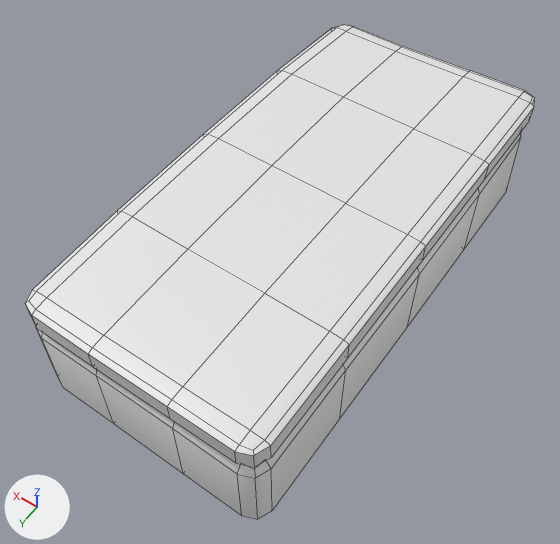
The FBX model Assets/Models/Prototype/Props/highbed80x200.fbx as it was, and as the next commit left it.
The view is the same before and after, from a 50 mm camera at (-1.11, 1.76, 2.77) aimed at (0.01, 0.19, 0.3). The lights are fixed; the arrows at lower left show +X, +Y and +Z. Mesh edges are drawn as thin lines. Where no turn or scale is listed for an object, it has been applied to the vertices.
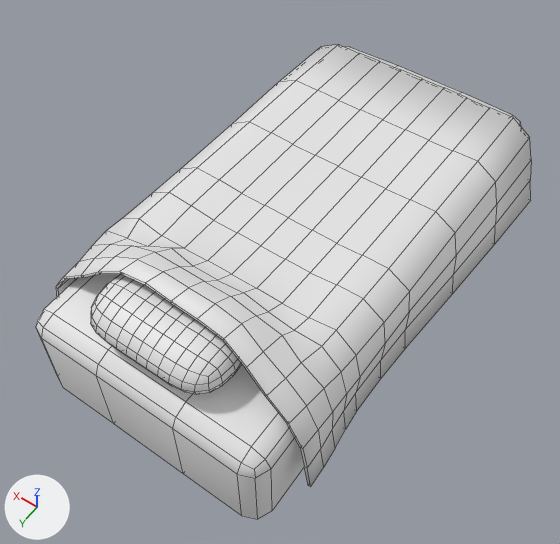
Pixel boxes [x1, y1, x2, y2] of what changed, in the pictures (560 x 544 px):
'Cube.002', deleted: before [25, 25, 535, 467]
'Cube.008', added: after [56, 45, 531, 487]
'Cube.017', added: after [91, 274, 241, 395]

Edits to the bpy script that builds the scene:
```text
Add me_cube_024:
    me_cube_024.from_pydata(...)  # 340 vertices, 338 faces; spans x -0.63..0.61, y -0.86..0.86, z 0.23..0.81
Add me_cube_025:
    me_cube_025.from_pydata(...)  # 226 vertices, 224 faces; spans x -0.276..0.268, y 0.666..0.978, z 0.592..0.76
Remove ob_cube_002:
    ob_cube_002 = bpy.data.objects.new('Cube.002', me_cube_008)
    ob_cube_002.location = (-0.004, -0.005, -0.017)
Add ob_cube_008:
    ob_cube_008 = bpy.data.objects.new('Cube.008', me_cube_024)
    ob_cube_008.location = (0.0, 0.0, 0.0)
Add ob_cube_017:
    ob_cube_017 = bpy.data.objects.new('Cube.017', me_cube_025)
    ob_cube_017.location = (0.0, 0.0, 0.0)
```
